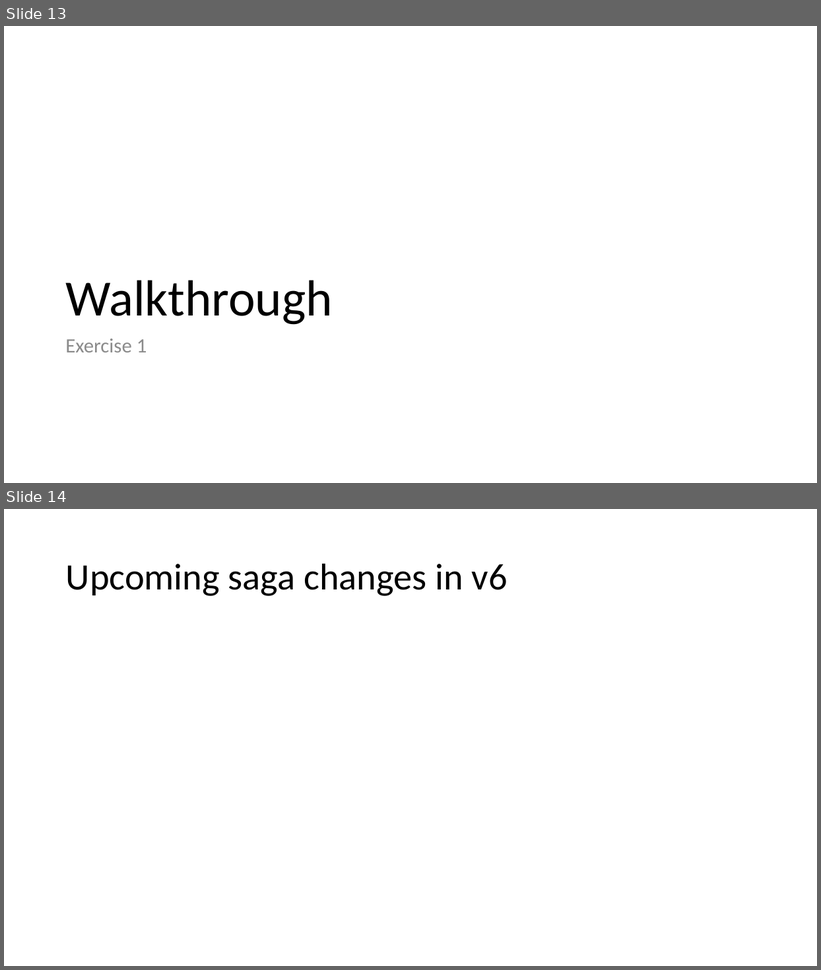
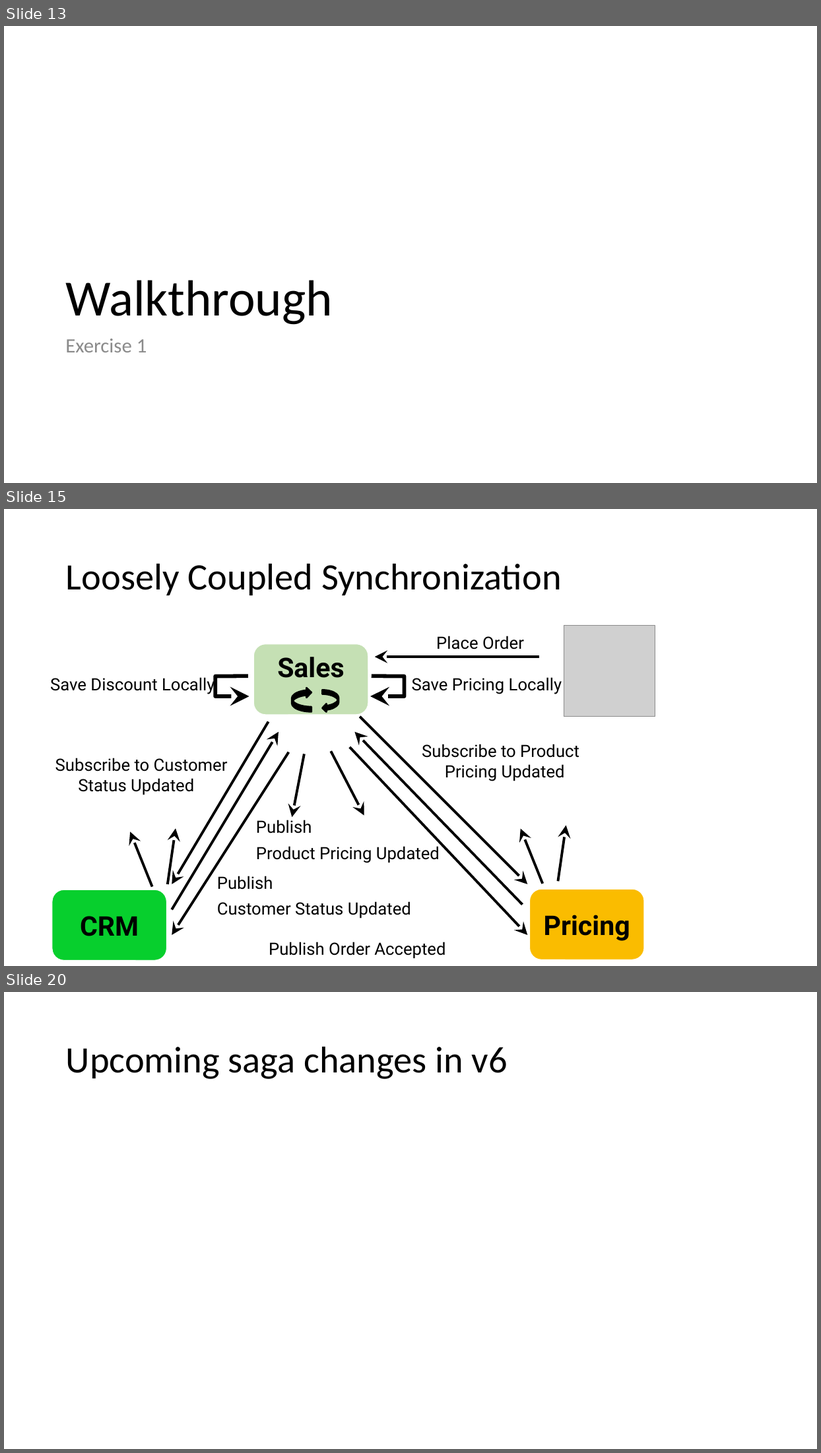
Before and after one commit to Particular/SagaMasterClass, a slide deck: SagaMasterClass.pptx. Shown one above the other, each under a label of ours: slides 13 and 14 before the commit, slides 13, 15 and 20 after it; the slides between them are not shown. The pictures are 821x970 and 821x1453 pixels, drawn with LibreOffice and Linux fonts; fonts in the diff are those of the drawing; grey boxes stand for pictures. Boxes give left, top, right and bottom in pixels: in the first picture for what was removed or moved away, otherwise in the second. Text is boxed around its words. In the diff, an @@ line names an element or a change of style, - is before the commit and + after.

Commit message:
Cleanup the status

```diff
--- a/SagaMasterClass.pptx
+++ b/SagaMasterClass.pptx
@@ slide 15 added at bbox=[4, 509, 817, 966], background #FFFFFF @@
@@ title added at bbox=[66, 563, 562, 595], 44 pt, text #000000 @@
+Loosely Coupled Synchronization
@@ picture added at bbox=[564, 626, 655, 717] @@
@@ rounded rectangle added at bbox=[254, 644, 369, 715], fill #C5E0B4, outline #FFFFFF 0.75 pt, 32 pt, text #000000, bold @@
+Sales
@@ text added at bbox=[436, 636, 524, 650], 20 pt, text #000000 @@
+Place Order
@@ arrow added from (539, 657) to (375, 657), #000000 3 pt @@
@@ text added at bbox=[50, 675, 215, 695], 20 pt, text #000000 @@
+Save Discount Locally
@@ freeform shape added at bbox=[216, 676, 250, 696], outline #000000 4.5 pt @@
@@ freeform shape added at bbox=[370, 676, 405, 696], outline #000000 4.5 pt @@
@@ text added at bbox=[412, 677, 562, 694], 20 pt, text #000000 @@
+Save Pricing Locally
@@ curved right arrow added at bbox=[292, 688, 312, 712], fill #000000, outline #000000 2 pt @@
@@ curved left arrow added at bbox=[322, 690, 339, 712], fill #000000, outline #000000 2 pt @@
@@ arrow added from (269, 722) to (172, 885), #000000 3 pt @@
@@ arrow added from (360, 717) to (528, 885), #000000 3 pt @@
@@ arrow added from (172, 910) to (279, 732), #000000 3 pt @@
@@ arrow added from (523, 905) to (354, 732), #000000 3 pt @@
@@ text added at bbox=[422, 744, 580, 782], 20 pt, text #000000 @@
+Subscribe to Product Pricing Updated
@@ text added at bbox=[55, 758, 228, 795], 20 pt, text #000000 @@
+Subscribe to Customer Status Updated
@@ arrow added from (289, 753) to (172, 935), #000000 3 pt @@
@@ arrow added from (304, 755) to (292, 818), #000000 3 pt @@
@@ arrow added from (331, 751) to (364, 816), #000000 3 pt @@
@@ arrow added from (350, 747) to (528, 935), #000000 3 pt @@
@@ text added at bbox=[256, 820, 440, 863], 20 pt, text #000000 @@
+Publish
+Product Pricing Updated
@@ arrow added from (152, 887) to (130, 832), #000000 3 pt @@
@@ arrow added from (168, 885) to (176, 828), #000000 3 pt @@
@@ arrow added from (543, 884) to (521, 828), #000000 3 pt @@
@@ arrow added from (558, 882) to (566, 826), #000000 3 pt @@
@@ text added at bbox=[217, 876, 411, 919], 20 pt, text #000000 @@
+Publish
+Customer Status Updated
@@ rounded rectangle added at bbox=[52, 890, 167, 961], fill #07CF2D, outline #FFFFFF 0.75 pt, 32 pt, text #000000, bold @@
+CRM
@@ rounded rectangle added at bbox=[530, 890, 644, 960], fill #FBBC00, outline #FFFFFF 0.75 pt, 32 pt, text #000000, bold @@
+Pricing
@@ text added at bbox=[269, 942, 446, 959], 20 pt, text #000000 @@
+Publish Order Accepted
@@ what was slide 14 is now slide 20 @@
```
Also in this commit, not shown: 5 other slides added, 9 other files.
